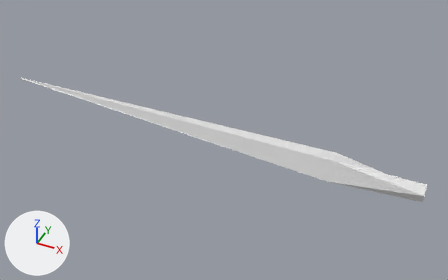
An edit to the Blender file game/models/alienbullet.blend, drawn before and after from the same camera.
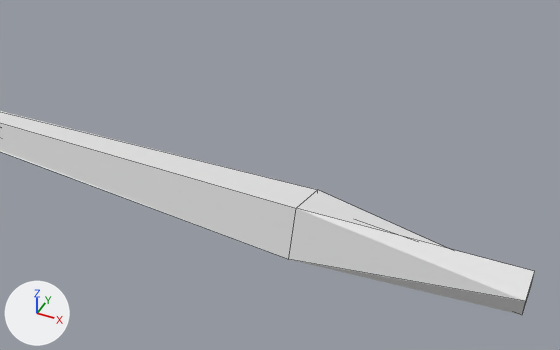
Each version appears first whole from a 50 mm lens placed at (5.43, -7.84, 6.36), pointed at (1.61, 0.08, -0.16), and next in a close-up from a 50 mm lens placed at (5.2, -3.69, 3.38), pointed at (3.47, -0.09, 0.42). Arrows for +X, +Y and +Z are at lower left; the lights stay in place. The close-ups show mesh edges as thin lines.

The older version as bpy lines, for what is in view:
```python
me_cube = bpy.data.meshes.new('Cube')
me_cube.from_pydata(...)  # 36 vertices, 30 faces; spans x -5.17..8.42, y -0.42..0.38, z -0.4..0.4
me_cube.materials.append(mat_alienbullet)  # its picture is missing
ob_cube = bpy.data.objects.new('Cube', me_cube)
ob_cube.location = (0.2, 0.0, 0.0)
ob_cube.scale = (0.581, 0.581, 0.581)
```
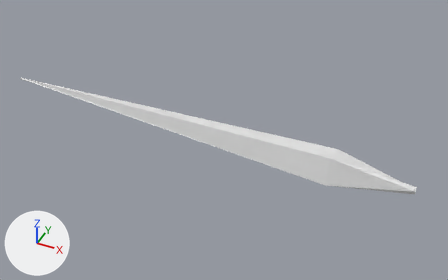
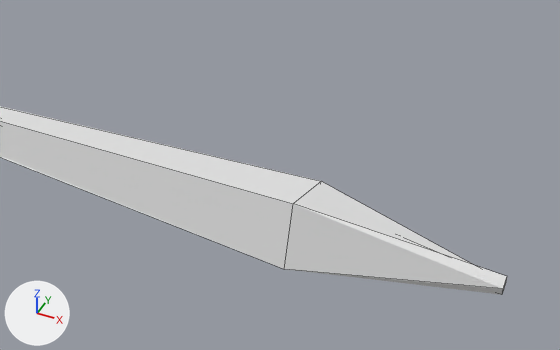
Changed parts and their boxes [x1, y1, x2, y2] in the close-ups (560 x 350 px):
'Cube', reshaped
    before: [0, 111, 535, 315]
    after: [0, 106, 507, 295]

What the commit changed:
me_cube is used by ob_cube; location (0.2, 0.0, 0.0); scale (0.581, 0.581, 0.581).
me_cube had 36 vertices, 30 faces and spanned x -5.17..8.42, y -0.42..0.38, z -0.4..0.4.
me_cube now has 36 vertices, 30 faces and spans x -5.17..8.18, y -0.52..0.48, z -0.5..0.51.
me_cube part 1: 24 of 36 vertices moved; they spanned x 5.85..8.42, y -0.42..0.38, z -0.4..0.4 and now span x 5.85..8.18, y -0.52..0.48, z -0.5..0.51; mean shift (0.0, 0.0, 0.0); largest move (7.47, 0.06, -0.06) -> (7.77, 0.02, -0.02).
